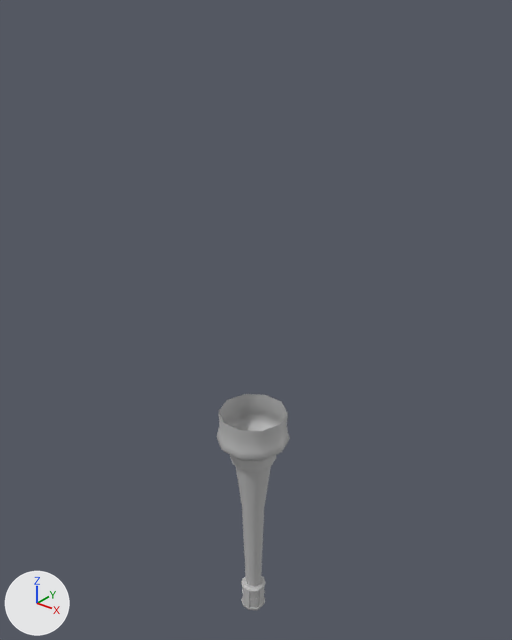
A saved change to the FBX model Art/Export/SM/SM_PegLeg.fbx.
Rendered twice from a camera (50 mm lens) standing at (4.52, -5.6, 7.84) and looking at (-0.15, 0.25, 4.21). The axes (+X, +Y, +Z) are drawn at lower left. The lights are the same throughout. Where no turn or scale is listed for an object, it has been applied to the vertices.
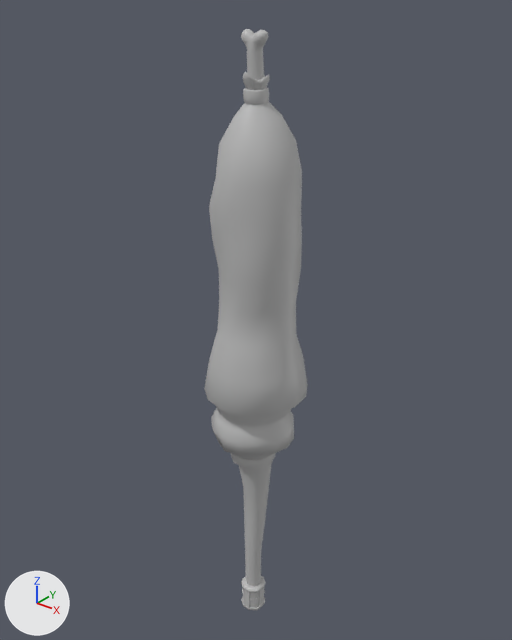
Location of each change, [x1, y1, x2, y2] in pixels of the pictures (512 x 640 px):
'polySurface14', reshaped, moved (40% wider, 168% taller): before [216, 394, 290, 610]; after [204, 29, 308, 610]
part 1 of me_mesh, added: after [204, 101, 308, 456]
part 2 of me_mesh, added: after [241, 29, 269, 80]
part 3 of me_mesh, added: after [243, 72, 270, 90]
part 4 of me_mesh, added: after [232, 453, 273, 460]
part 5 of me_mesh, added: after [243, 87, 269, 105]
part 6 of me_mesh, added: after [239, 463, 272, 586]
part 7 of me_mesh, added: after [217, 407, 292, 425]
part 8 of me_mesh, deleted: before [216, 394, 290, 461]
part 9 of me_mesh, deleted: before [235, 466, 271, 586]

The edits, one by one:
me_mesh is used by ob_polysurface14; location (0.0, 0.0, 1.56).
me_mesh had 326 vertices, 228 faces and spanned x -0.45..0.45, y -0.43..0.43, z -1.57..1.57.
me_mesh now has 991 vertices, 837 faces and spans x -0.62..0.62, y -0.61..0.61, z -3.7..3.7.
me_mesh part 1: a new loose piece of 240 vertices spanning x -0.62..0.62, y -0.61..0.61, z -0.91..3.05, in mat_lambert1 (grey #bcbcbc).
me_mesh part 2: a new loose piece of 176 vertices spanning x -0.13..0.15, y -0.08..0.11, z 3.21..3.7, in mat_lambert1 (grey #bcbcbc).
me_mesh part 3: a new loose piece of 94 vertices spanning x -0.11..0.15, y -0.13..0.15, z 3.14..3.33, in mat_lambert1 (grey #bcbcbc).
me_mesh part 4: a new loose piece of 70 vertices spanning x -0.39..0.41, y -0.42..0.34, z -1.06..-0.56, in mat_lambert1 (grey #bcbcbc).
me_mesh part 5: a new loose piece of 60 vertices spanning x -0.12..0.14, y -0.1..0.14, z 3.02..3.17, in mat_lambert1 (grey #bcbcbc).
me_mesh part 6: a new loose piece of 50 vertices spanning x -0.21..0.23, y -0.23..0.2, z -3.32..-1.19, in mat_lambert1 (grey #bcbcbc).
me_mesh part 7: a new loose piece of 45 vertices spanning x -0.46..0.48, y -0.5..0.46, z -0.5..-0.21, in mat_lambert1 (grey #bcbcbc).
me_mesh part 8: the loose piece of 70 vertices spanning x -0.45..0.45, y -0.43..0.43, z 1.06..1.57 is deleted.
Part 9, on me_mesh:
30 vertices are removed from x -0.24..0.24, y -0.23..0.23, z -1.19..0.95.
20 faces are deleted.
Object 'polySurface14' (ob_polysurface14) moves from (0.0, 0.0, 1.56) to (-0.01, 0.04, 3.68).
